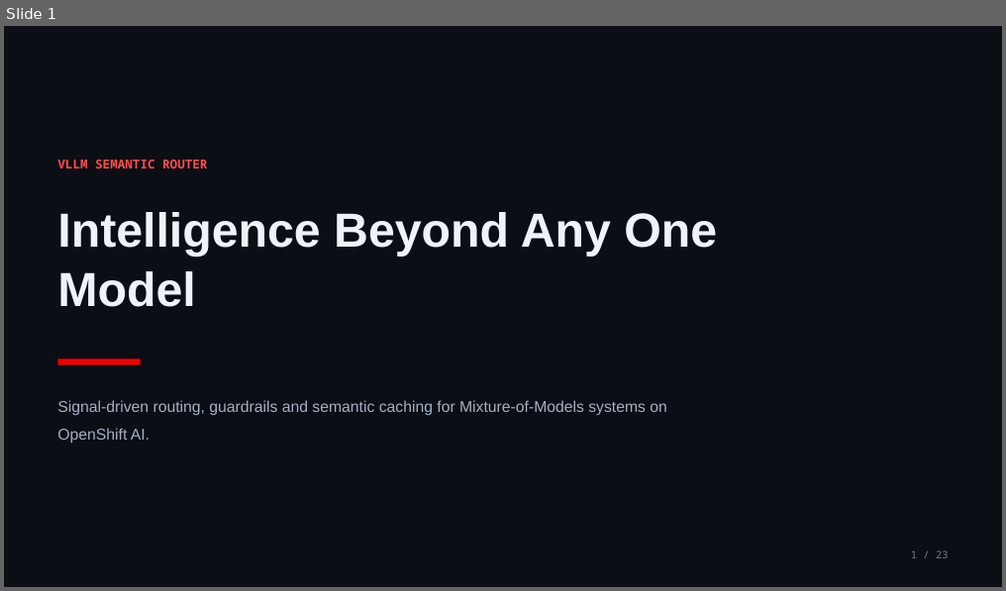
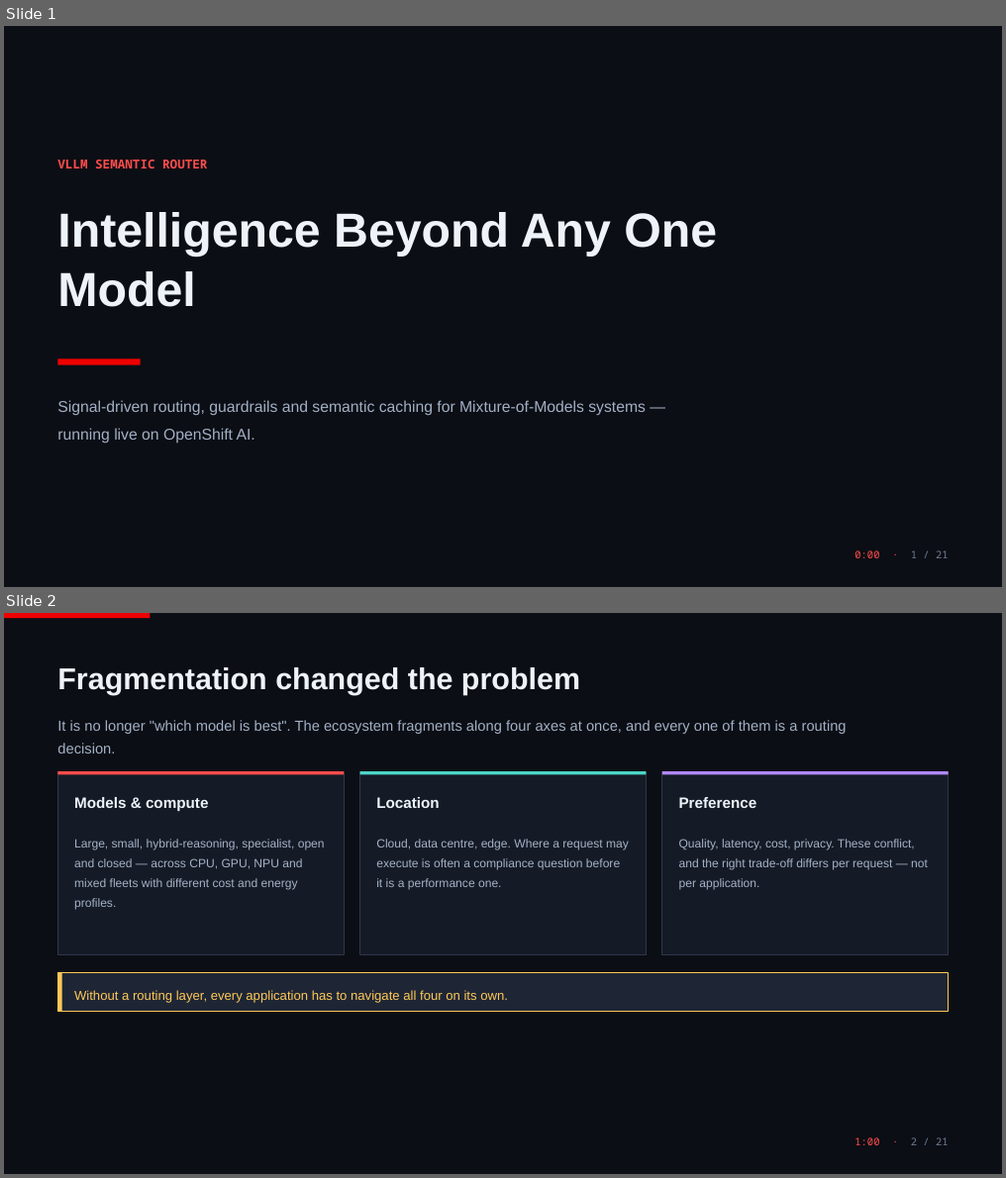
Before and after one commit to ritzshah/vllm-semantic-router-demo, a slide deck: docs/presentation/vLLM-Semantic-Router.pptx. Shown one above the other, each under a label of ours: slide 1 before the commit, slides 1 and 2 after it. The pictures are 1006x591 and 1006x1178 pixels, drawn with LibreOffice and Linux fonts; fonts in the diff are those of the drawing. Boxes give left, top, right and bottom in pixels: in the first picture for what was removed or moved away, otherwise in the second. Text is boxed around its words. In the diff, an @@ line names an element or a change of style, - is before the commit and + after.

```diff
--- a/docs/presentation/vLLM-Semantic-Router.pptx
+++ b/docs/presentation/vLLM-Semantic-Router.pptx
@@ slide 2 added at [4, 613, 1002, 1174], background #0B0E14 @@
@@ rectangle added at [4, 613, 150, 618], fill #EE0000 @@
@@ text added at [57, 667, 580, 695], 29 pt, text #EEF3FA, bold @@
+Fragmentation changed the problem
@@ text added at [57, 720, 846, 754], 14 pt, text #A3B0C6 @@
+It is no longer "which model is best". The ecosystem fragments along four axes at once, and every one of them is a routing decision.
@@ rectangle added at [57, 771, 344, 956], fill #151B26, outline #2E384A 1 pt @@
@@ rectangle added at [57, 771, 344, 774], fill #FF4D4D @@
@@ rectangle added at [360, 771, 647, 956], fill #151B26, outline #2E384A 1 pt @@
@@ rectangle added at [360, 771, 647, 774], fill #4DD6C8 @@
@@ rectangle added at [662, 771, 948, 956], fill #151B26, outline #2E384A 1 pt @@
@@ rectangle added at [662, 771, 948, 774], fill #B388FF @@
@@ text added at [74, 797, 208, 811], 14.5 pt, text #EEF3FA, bold @@
+Models & compute
@@ text added at [376, 797, 439, 808], 14.5 pt, text #EEF3FA, bold @@
+Location
@@ text added at [679, 797, 757, 808], 14.5 pt, text #EEF3FA, bold @@
+Preference
@@ text added at [74, 839, 325, 910], 11.5 pt, text #A3B0C6 @@
+Large, small, hybrid-reasoning, specialist, open and closed — across CPU, GPU, NPU and mixed fleets with different cost and energy profiles.
@@ text added at [376, 839, 629, 890], 11.5 pt, text #A3B0C6 @@
+Cloud, data centre, edge. Where a request may execute is often a compliance question before it is a performance one.
@@ text added at [679, 839, 928, 890], 11.5 pt, text #A3B0C6 @@
+Quality, latency, cost, privacy. These conflict, and the right trade-off differs per request — not per application.
@@ rectangle added at [57, 973, 948, 1012], fill #1E2636, outline #FFC857 1 pt @@
@@ rectangle added at [57, 973, 62, 1012], fill #FFC857 @@
@@ text added at [74, 990, 508, 1003], 12.5 pt, text #FFC857 @@
+Without a routing layer, every application has to navigate all four on its own.
@@ text added at [854, 1138, 948, 1146], 10 pt, text #FF4D4D @@
+1:00 · 2 / 21
@@ slide 1 changed as well @@
@@ text at [57, 400, 646, 444]: text changed @@
-Signal-driven routing, guardrails and semantic caching for Mixture-of-Models systems on OpenShift AI.
+Signal-driven routing, guardrails and semantic caching for Mixture-of-Models systems — running live on OpenShift AI.
@@ text at [854, 551, 948, 559]: text changed; text colour #6E7D96 to #FF4D4D @@
-1 / 23
+0:00 · 1 / 21
```
Also in this commit, not shown: 10 other slides changed, 9 other slides added, 12 slides removed, 5 other files.
